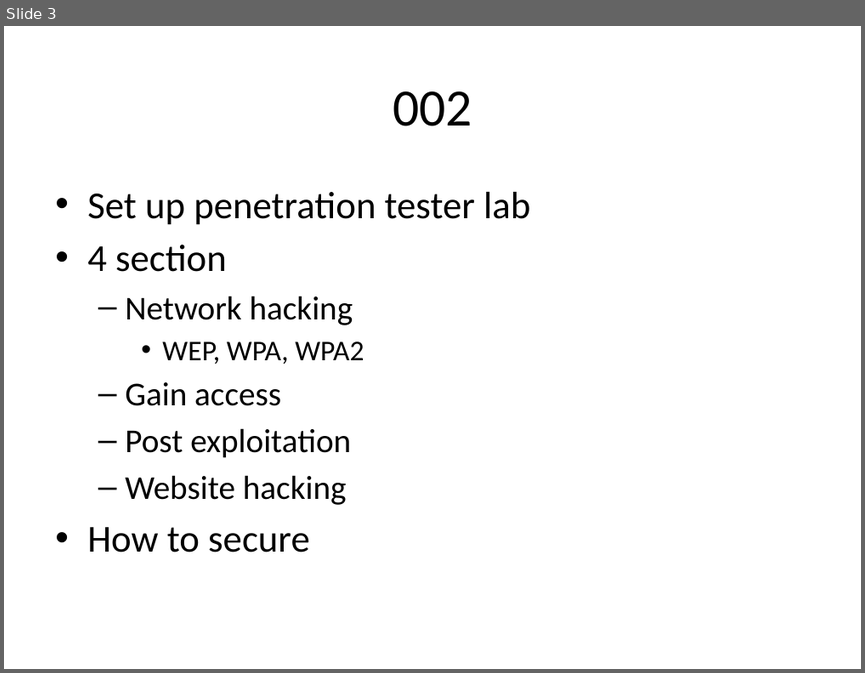
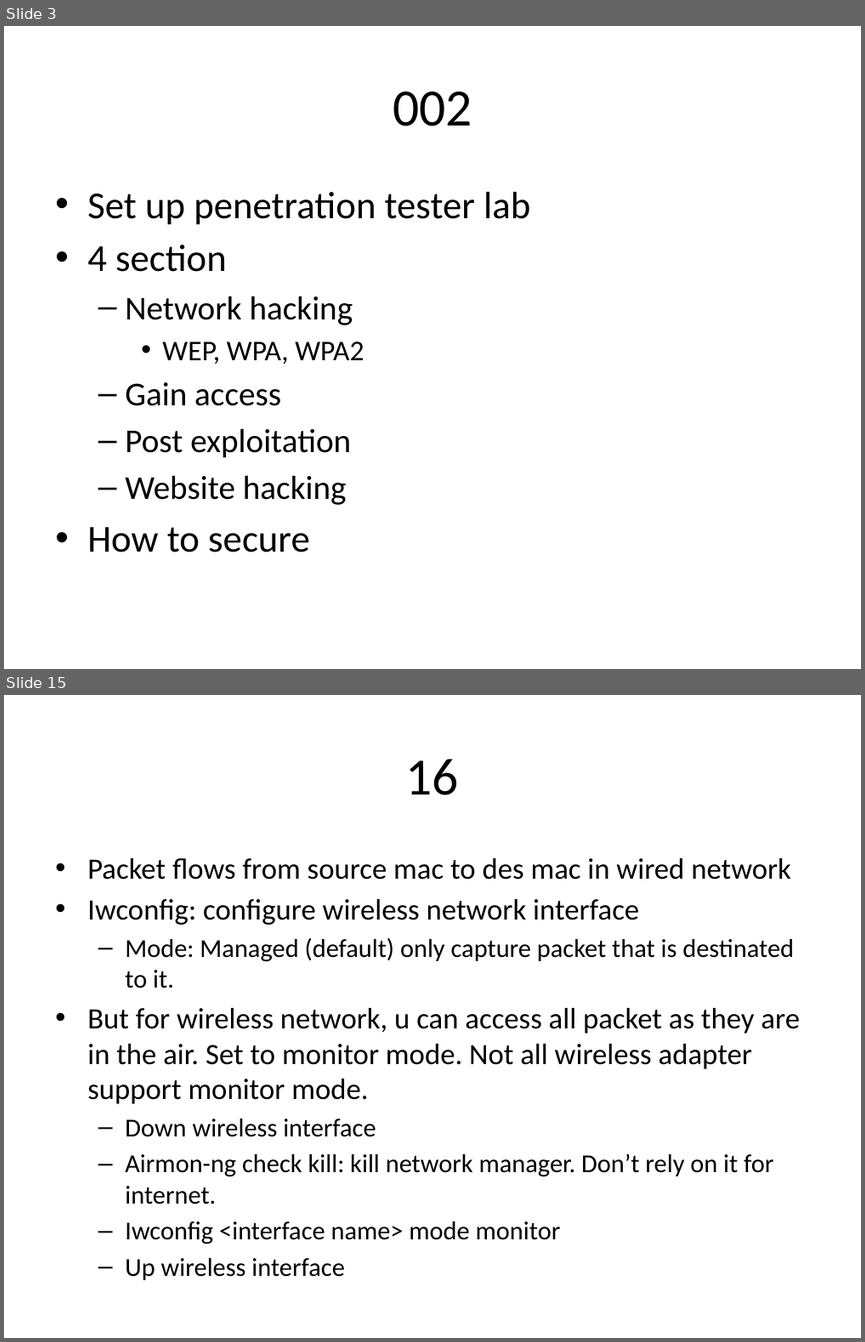
Before and after one commit to kindaichinisan/ethical_hacking, a slide deck: Ethical hacking.pptx. Shown one above the other, each under a label of ours: slide 3 before the commit, slides 3 and 15 after it; the slides between them are not shown. The pictures are 865x673 and 865x1342 pixels, drawn with LibreOffice and Linux fonts; fonts in the diff are those of the drawing. Boxes give left, top, right and bottom in pixels: in the first picture for what was removed or moved away, otherwise in the second. Text is boxed around its words. In the diff, an @@ line names an element or a change of style, - is before the commit and + after.

```diff
--- a/Ethical hacking.pptx
+++ b/Ethical hacking.pptx
@@ slide 15 added at bbox=[4, 695, 861, 1338], background #FFFFFF @@
@@ title added at bbox=[406, 759, 459, 795], 44 pt, text #000000 @@
+16
@@ text added at bbox=[87, 858, 800, 1280], 24.8 pt, text #000000 @@
+• Packet flows from source mac to des mac in wired network
+• Iwconfig: configure wireless network interface
+  – Mode: Managed (default) only capture packet that is destinated to it.
+• But for wireless network, u can access all packet as they are in the air. Set to monitor mode. Not all wireless adapter support monitor mode.
+  – Down wireless interface
+  – Airmon-ng check kill: kill network manager. Don’t rely on it for internet.
+  – Iwconfig <interface name> mode monitor
+  – Up wireless interface
```
Also in this commit, not shown: 11 other slides added, 29 other files.
